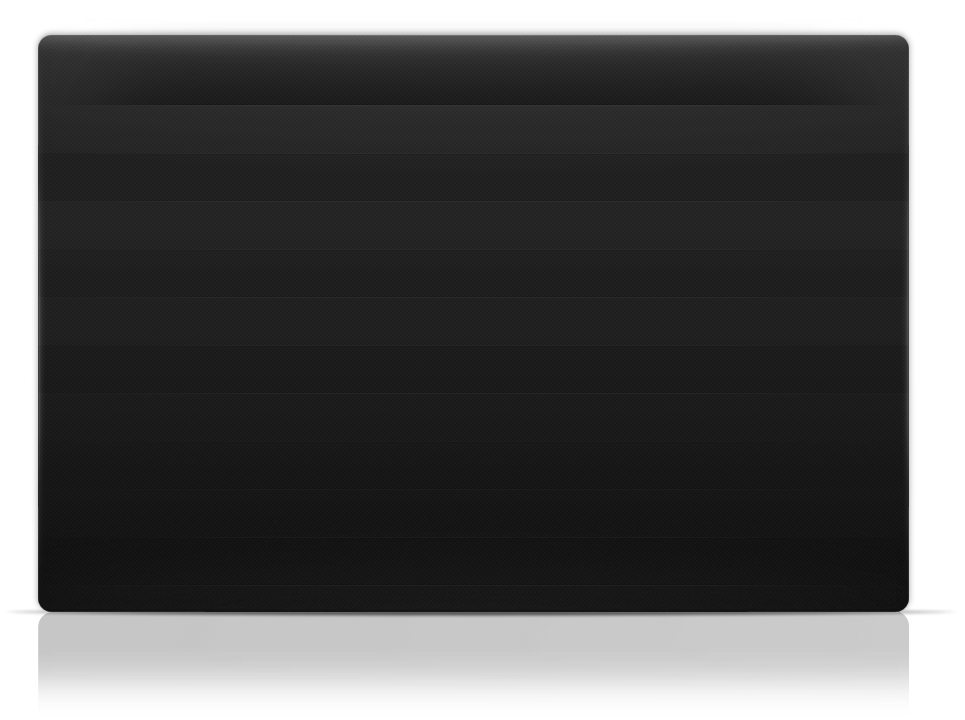
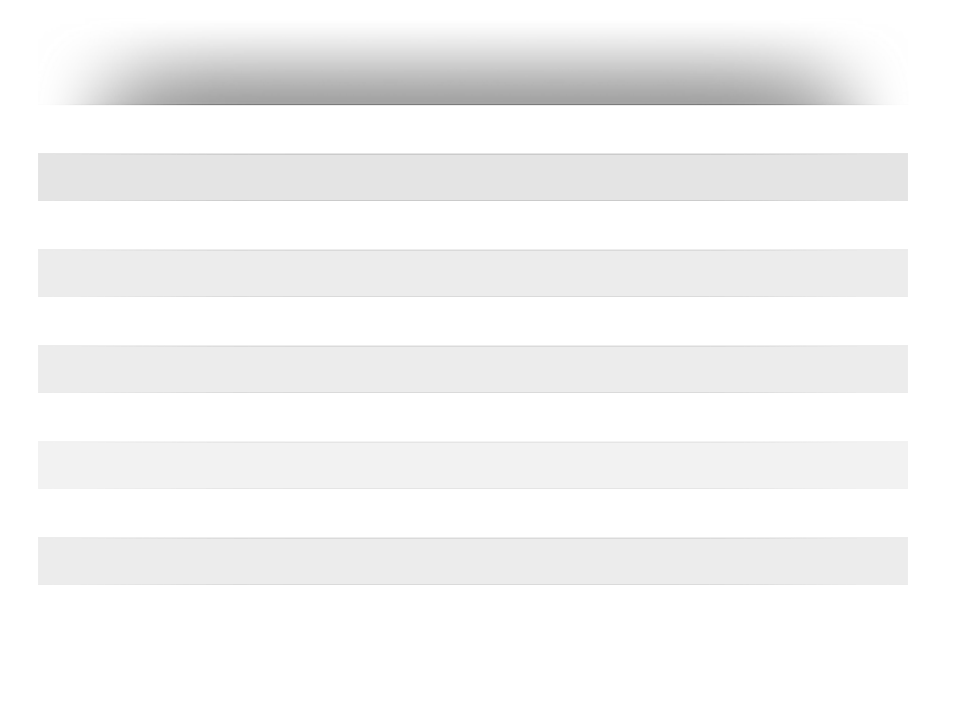
Revision of a layered 965 × 720 image; what changed, layer by layer:
hid "panel" over [6, 28, 956, 708]
